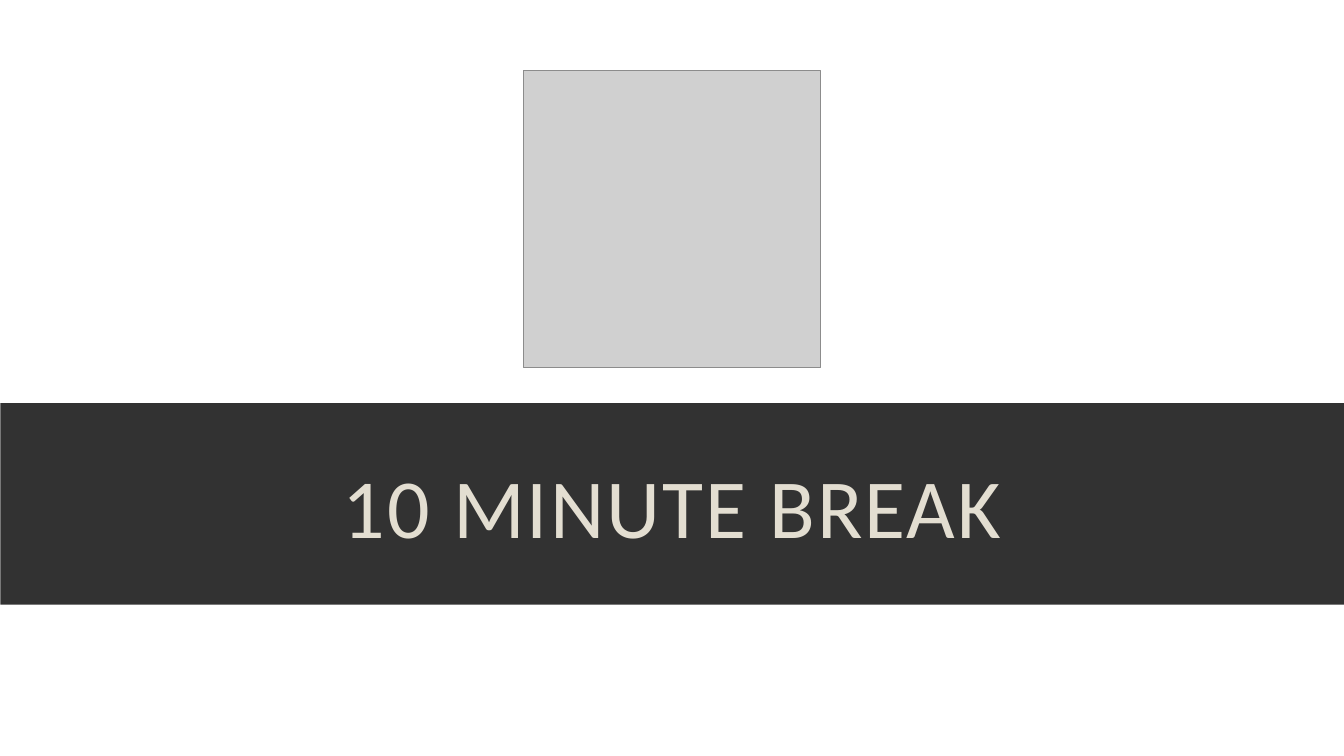
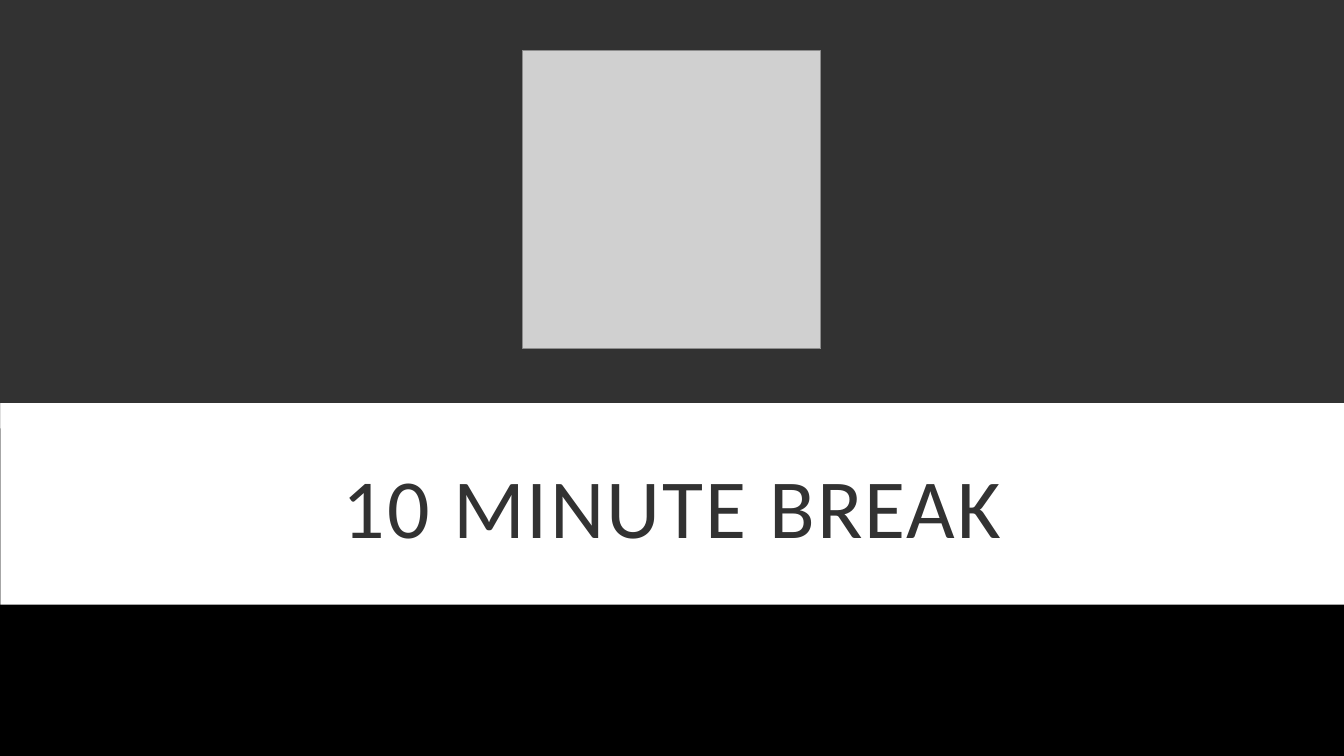
Before and after one commit to hexa-decim8/ISBPM, a slide deck: slide 33 of Class_Materials/Week_4/Day_2_Github_Day_2_WIP/ISBPM Github Day 2.pptx. Drawn at 1344x756 pixels with LibreOffice and Linux fonts; fonts in the diff are those of the drawing; grey boxes stand for pictures; background and template pictures are left out. Boxes give left, top, right and bottom in pixels: in the first picture for what was removed or moved away, otherwise in the second. Text is boxed around its words. In the diff, an @@ line names an element or a change of style, - is before the commit and + after.

```diff
--- a/Class_Materials/Week_4/Day_2_Github_Day_2_WIP/ISBPM Github Day 2.pptx
+++ b/Class_Materials/Week_4/Day_2_Github_Day_2_WIP/ISBPM Github Day 2.pptx
@@ background #FFFFFF to picture (left out) @@
@@ rectangle at (x1=0, y1=19, x2=1344, y2=201): fill #000000 to #FFFFFF @@
@@ rectangle added at (x1=0, y1=0, x2=1344, y2=403), fill #323232 @@
@@ picture moved from (x1=523, y1=71, x2=821, y2=368) to (x1=523, y1=50, x2=822, y2=349) @@
@@ rectangle resized from (x1=0, y1=0, x2=1344, y2=756) to (x1=0, y1=227, x2=1344, y2=429) @@
@@ rectangle removed at (x1=0, y1=227, x2=1344, y2=429) @@
@@ rectangle at (x1=0, y1=403, x2=1344, y2=605): fill #323232 to #FFFFFF @@
@@ title "10 MINUTE BREAK" at (x1=343, y1=483, x2=1001, y2=539): text colour #E3DED1 to #323232 @@
```
Also in this commit, not shown: 32 other slides changed, 1 slide added, 2 slides removed, 1 other file.
